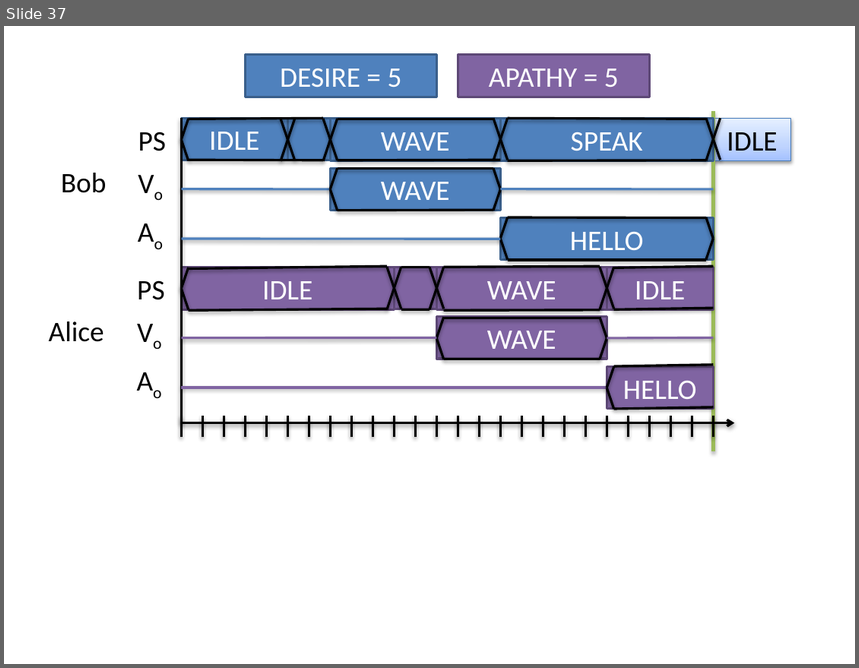
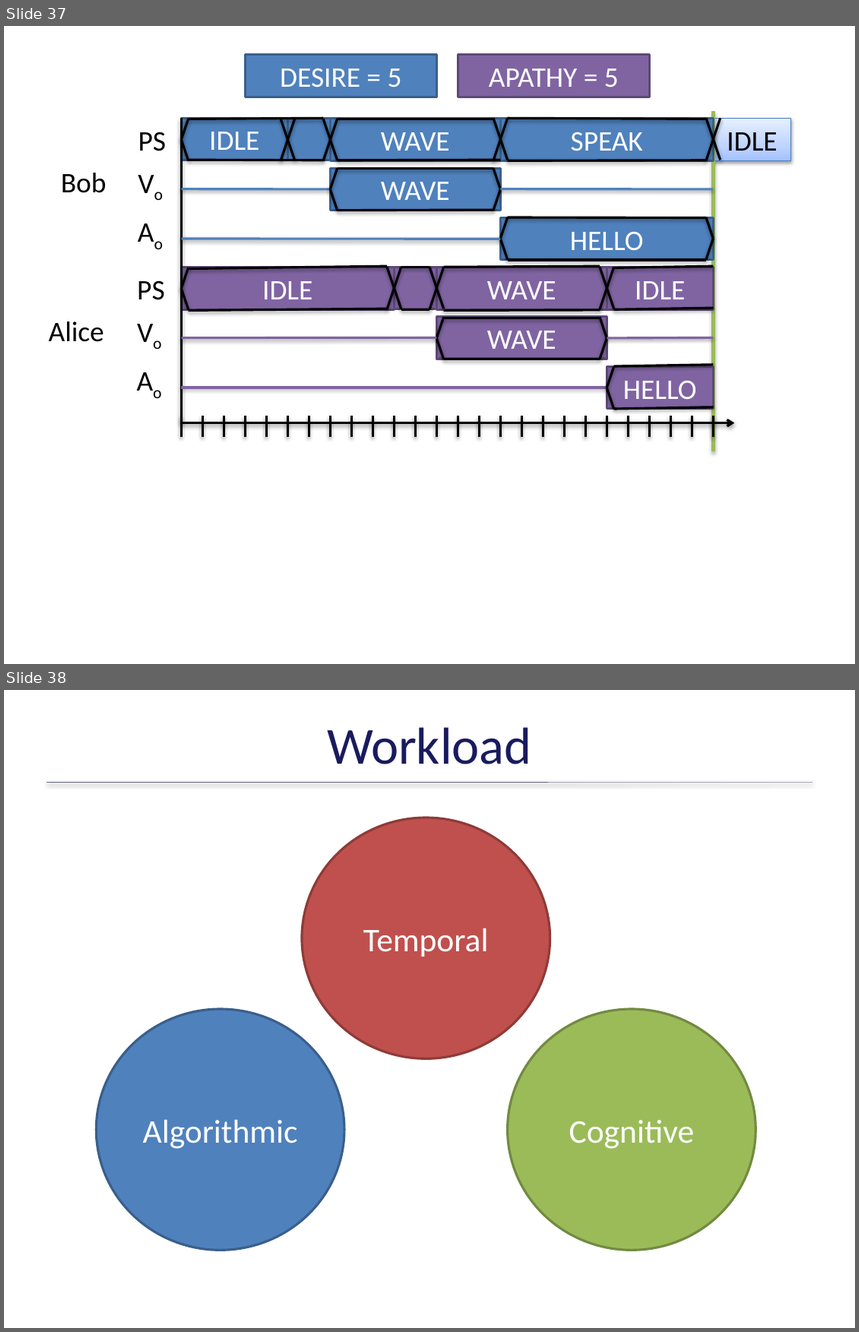
Before and after one commit to ericmercer/workload, a slide deck: publications_and_presentations/FVHMS-2014.pptx. Shown one above the other, each under a label of ours: slide 37 before the commit, slides 37 and 38 after it. The pictures are 859x668 and 859x1332 pixels, drawn with LibreOffice and Linux fonts; fonts in the diff are those of the drawing; background and template pictures are left out. Boxes give left, top, right and bottom in pixels: in the first picture for what was removed or moved away, otherwise in the second. Text is boxed around its words. In the diff, an @@ line names an element or a change of style, - is before the commit and + after.

```diff
--- a/publications_and_presentations/FVHMS-2014.pptx
+++ b/publications_and_presentations/FVHMS-2014.pptx
@@ slide 38 added at box(4, 690, 855, 1328), background picture (left out) @@
@@ title added at box(327, 727, 531, 764), 44 pt, text #191B5E @@
+Workload
@@ line added from (47, 782) to (813, 783), #1A1C47 0.25 pt @@
@@ ellipse added at box(302, 818, 550, 1059), fill #C0504D, outline #8E3B39 2 pt, 28 pt, text #FFFFFF @@
+Temporal
@@ ellipse added at box(96, 1009, 344, 1250), fill #4F81BD, outline #3A5F8C 2 pt, 28 pt, text #FFFFFF @@
+Algorithmic
@@ ellipse added at box(508, 1009, 756, 1250), fill #9BBB59, outline #738A42 2 pt, 28 pt, text #FFFFFF @@
+Cognitive
```
Also in this commit, not shown: 1 slide changed, 25 other slides added.
